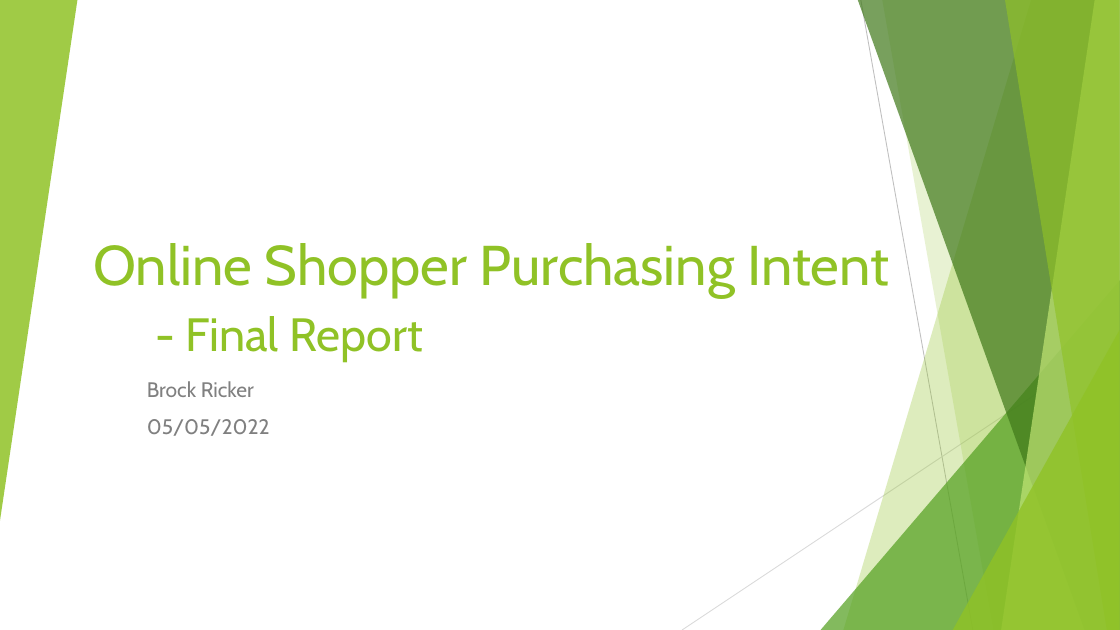
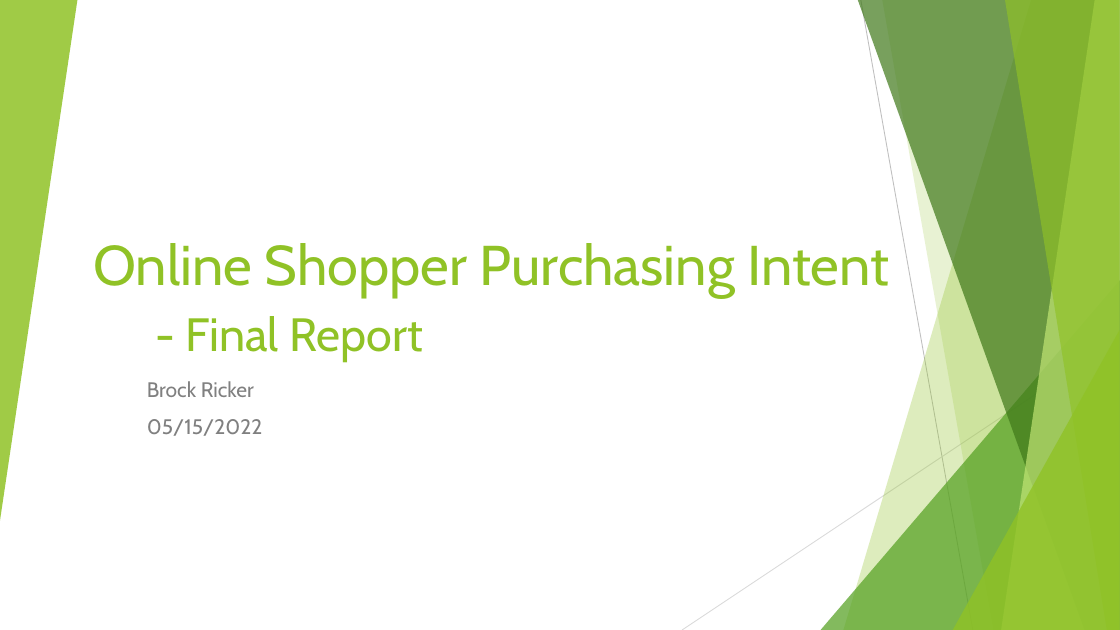
Before and after one commit to brock-ricker/Online-Shoppers-Purchasing-Intent, a slide deck: slide 1 of Online Shoppers Purchasing Intent Final.pptx. Drawn at 1120x630 pixels with LibreOffice and Linux fonts; fonts in the diff are those of the drawing. Boxes give left, top, right and bottom in pixels: in the first picture for what was removed or moved away, otherwise in the second. Text is boxed around its words. In the diff, an @@ line names an element or a change of style, - is before the commit and + after.

```diff
--- a/Online Shoppers Purchasing Intent Final.pptx
+++ b/Online Shoppers Purchasing Intent Final.pptx
@@ subtitle at box(147, 419, 262, 436): text changed @@
-05/05/2022
+05/15/2022
```
Also in this commit, not shown: 4 other slides changed, 5 slides added.
